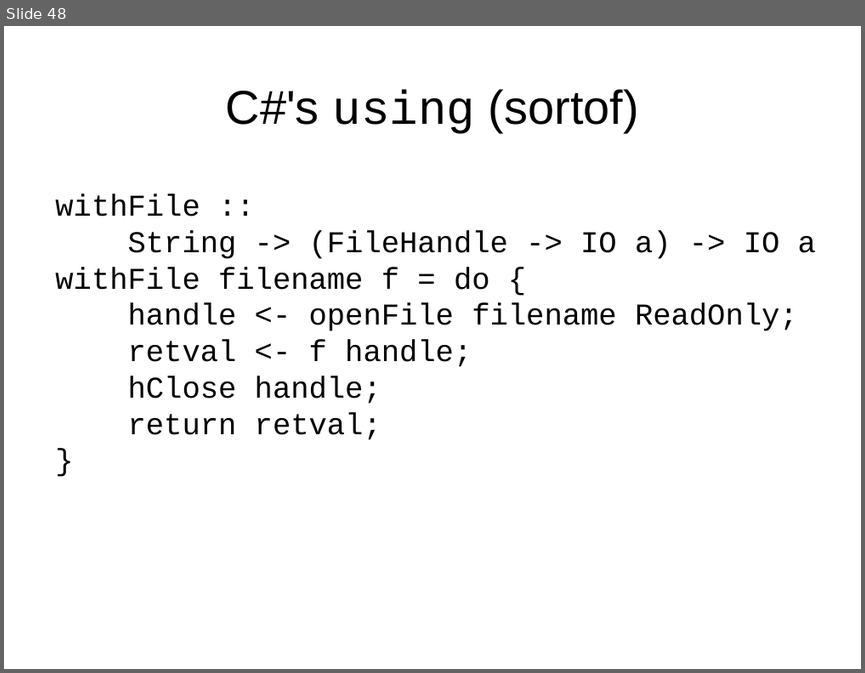
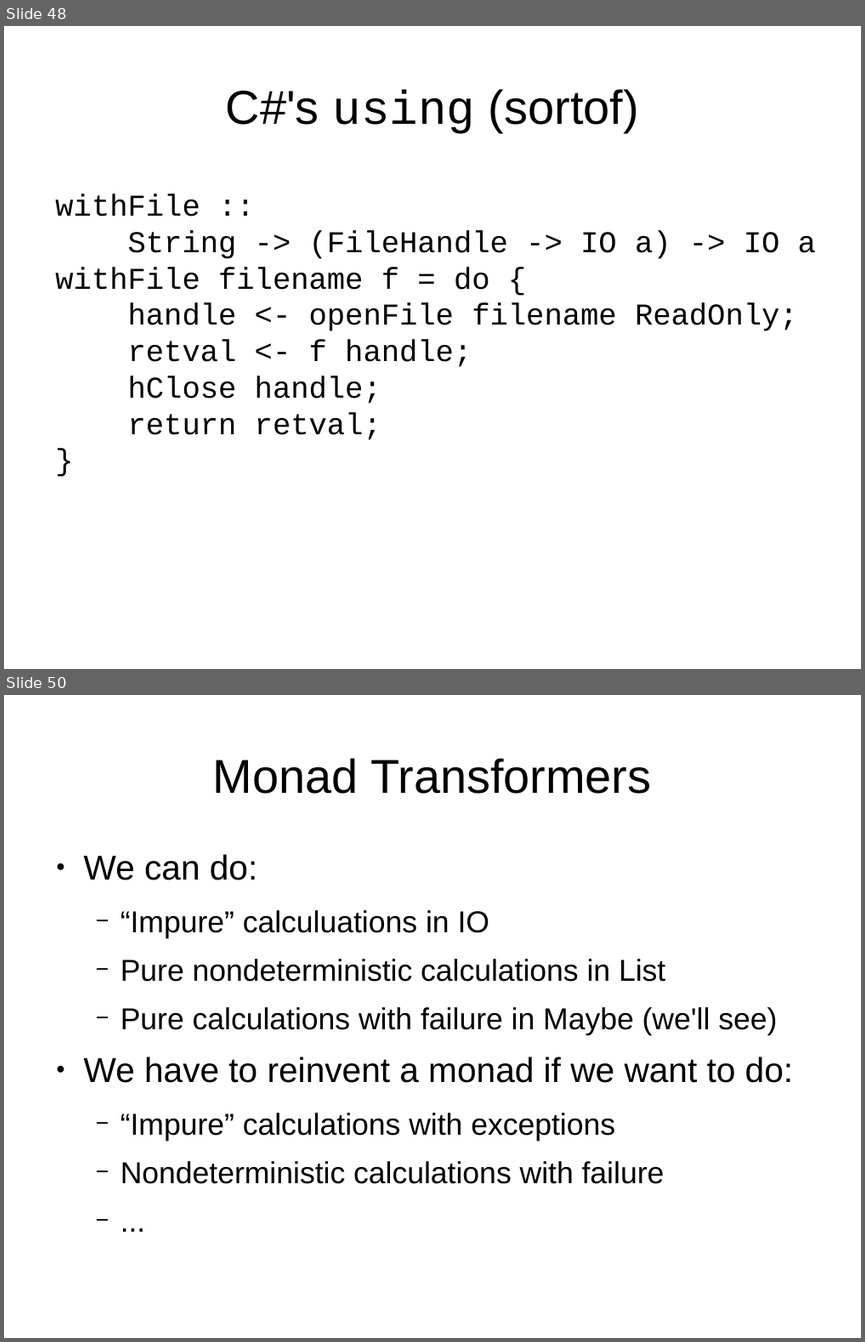
Before and after one commit to luqui/luqui-misc, a slide deck: work/present/monads/monads.odp. Shown one above the other, each under a label of ours: slide 48 before the commit, slides 48 and 50 after it; the slides between them are not shown. The pictures are 865x673 and 865x1342 pixels, drawn with LibreOffice and Linux fonts; fonts in the diff are those of the drawing. Boxes give left, top, right and bottom in pixels: in the first picture for what was removed or moved away, otherwise in the second. Text is boxed around its words. In the diff, an @@ line names an element or a change of style, - is before the commit and + after.

```diff
--- a/work/present/monads/monads.odp
+++ b/work/present/monads/monads.odp
@@ slide 50 added at bbox=[4, 695, 861, 1338], background #FFFFFF @@
@@ title added at bbox=[213, 758, 651, 794], 44 pt, text #000000 @@
+Monad Transformers
@@ text added at bbox=[84, 854, 793, 1184], 28 pt, text #000000 @@
+● We can do:
+  − “Impure” calculuations in IO
+  − Pure nondeterministic calculations in List
+  − Pure calculations with failure in Maybe (we'll see)
+● We have to reinvent a monad if we want to do:
+  − “Impure” calculations with exceptions
+  − Nondeterministic calculations with failure
+  − ...
```
Also in this commit, not shown: 8 slides changed, 12 other slides added.
